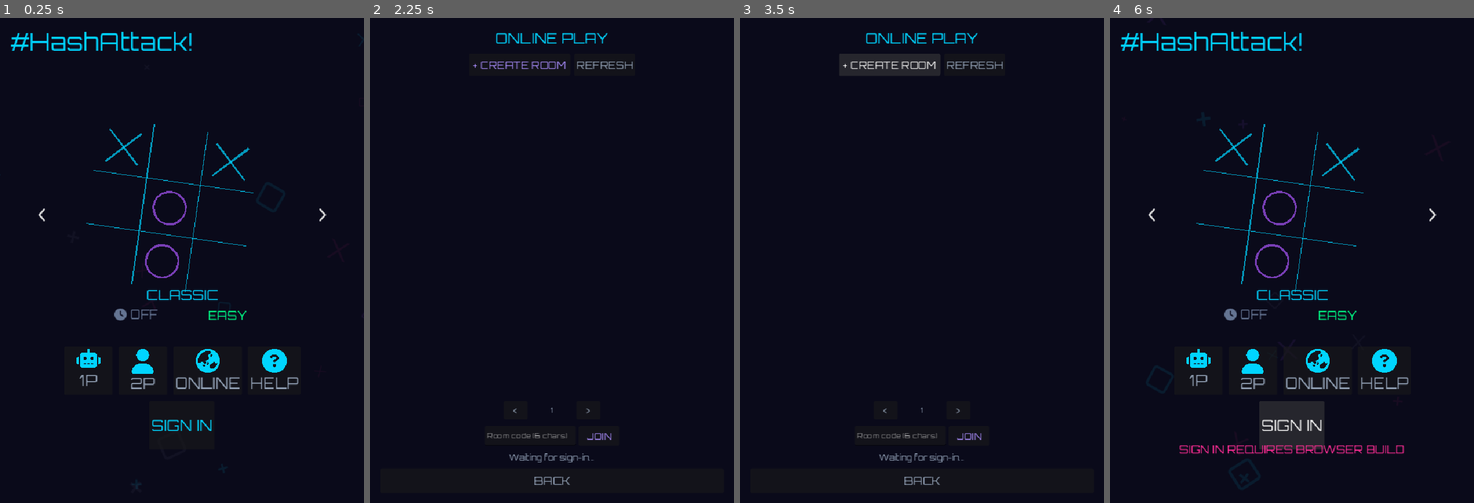
Above: before the commit, frames 1-4 (left to right).
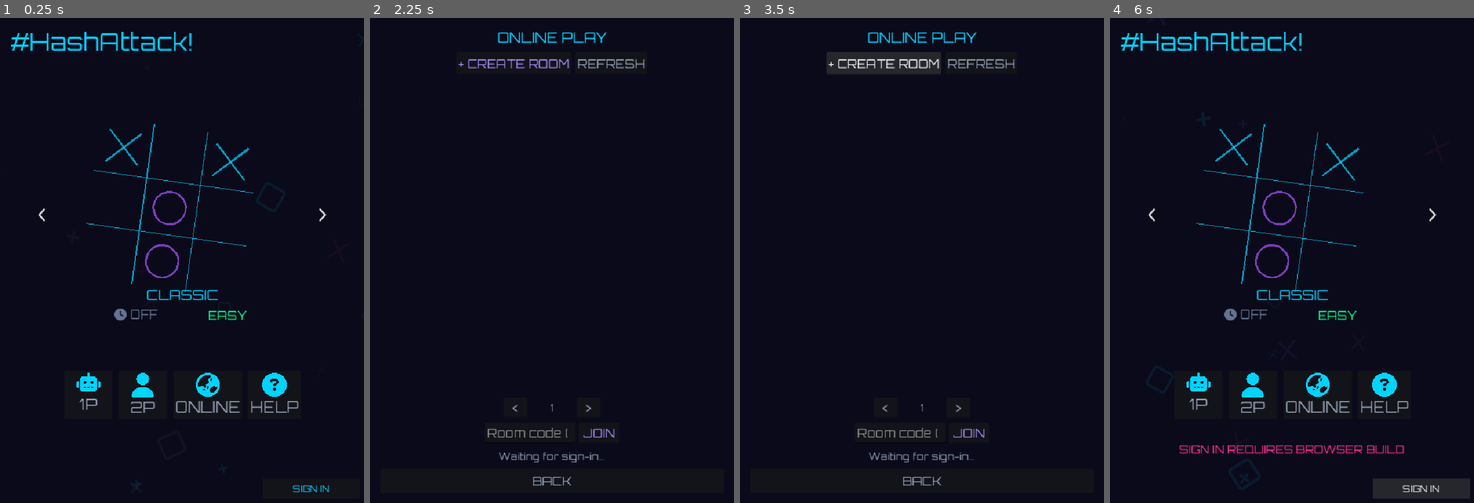
Above: after the commit, the same moments.

Repository: weilies/nexus-arcade
Game: Godot game, scene res://scenes/MainMenu.tscn
The game is run twice, just before and just after one commit, with the same random seed, the same clock (stepped at 60 frames per second) and the same inputs.
Inputs:
- Up to frame 1 (0.25 s): no input
- Up to frame 2 (2.25 s): click "2P" at 0.5 s; click "Home" at 1.25 s; click "ONLINE" at 2 s
- Up to frame 3 (3.5 s): click "+ CREATE ROOM" at 2.75 s
- Up to frame 4 (6 s): click "REFRESH" at 3.5 s; click "JOIN" at 4.25 s; click "BACK" at 5 s; click "SIGN IN" at 5.75 s

The runs differ from the first frame. In frame 1, 2.5% of the frame differs, in the area x 21-91%, y 68-98%; in frame 2, 1.6%; in frame 3, 1.9%; in frame 4, 4.3%, in the area x 21-99%, y 68-100%.

Commit message:
fix(hashattack,portal): stable SSO + auth UI rework + font unification
SSO stability:
- PortalBridge.gd: polls auth_request every 3s (max 10x) after game_ready
  so late onAuthStateChange fires are caught without manual refresh
- PortalBridge.gd: sign-out is now optimistic (clear_auth immediately) +
  portal confirms via empty token on onAuthStateChange
- GameFrame.tsx: sends empty auth_token on signOut so Godot clears state

Auth UI:
- Removed user icon from TileBar Row2 slot
- Added bottom-right overlay: username + 'X pts' label + toggle button
  (SIGN IN cyan / SIGN OUT red) — no icon, no toggle dance
- Fixed 'pts 0 pts' -> '0 pts' (format was duplicating 'pts')

Online screen font unification:
- All lobby + create dialog text unified to size 24 (Help prompt reference)
- Removed all doubled sizes (32, 40, 28, 26) from create-room dialog
- Modal panel narrowed 560->420, buttons 220->140 wide
- Room list: name 20->24, tags 14->20, sub 14->20, action btn 18->24
- _mk_line_edit default 14->24

Co-Authored-By: Claude Sonnet 4.6 (1M context) <noreply@anthropic.com>

Diff:
--- a/games/hashattack/scenes/MainMenu.gd
+++ b/games/hashattack/scenes/MainMenu.gd
@@ -9,7 +9,6 @@
 	{ "label": "CASUAL", "seconds": 6 },
 	{ "label": "CHILL", "seconds": 9 },
 ]
-var _show_sign_out: bool = false
 var _help_popup: Control = null
 var _difficulty_index: int = 0
 const DIFFICULTY_MODES: Array[Dictionary] = [
@@ -33,11 +32,8 @@
 @onready var _lbl_clock_icon: Label = $CarouselContainer/TimerRow/BtnTimer/HBoxTimer/LblClockIcon
 @onready var _lbl_mode_name: Label = $CarouselContainer/LblModeName
 
-# Row2 nodes (built programmatically)
-var _auth_slot: Control = null
-var _btn_sign_in: Button = null
-var _btn_sign_out: Button = null
-var _slot_profile: VBoxContainer = null
+# Auth overlay (bottom-right corner, built programmatically)
+var _btn_auth: Button = null       # toggles SIGN IN / SIGN OUT text
 var _lbl_username: Label = null
 var _lbl_points: Label = null
 
@@ -86,10 +82,9 @@
 	_refresh_timer_label()
 
 	_build_row2()
+	_build_auth_overlay()
 	_btn_difficulty.pressed.connect(_on_difficulty_pressed)
 	_refresh_difficulty_label()
-
-	_slot_profile.gui_input.connect(_on_profile_clicked)
 
 	$Bridge.send_game_ready()
 	$Bridge.auth_token_received.connect(func(_t): pass)
@@ -128,59 +123,55 @@
 	tw.tween_callback(toast.queue_free)
 
 func _build_row2() -> void:
-	var row2 := $TileBar/Row2
-
-	# --- Auth slot (SIGN IN button / Profile + SIGN OUT toggle) ---
-	_auth_slot = VBoxContainer.new()
-	_auth_slot.custom_minimum_size = Vector2(96, 96)
-	_auth_slot.alignment = BoxContainer.ALIGNMENT_CENTER
-	_auth_slot.mouse_filter = Control.MOUSE_FILTER_STOP
-
-	_btn_sign_in = Button.new()
-	_btn_sign_in.custom_minimum_size = Vector2(96, 96)
-	_btn_sign_in.icon = preload("res://images/icon-user.svg")
-	_btn_sign_in.expand_icon = true
-	_btn_sign_in.add_theme_constant_override("icon_max_width", 48)
-	_btn_sign_in.add_theme_color_override("font_color", Color("#00d4ff"))
-	_btn_sign_in.text = "SIGN IN"
-	_btn_sign_in.pressed.connect(_on_sign_in)
-	_auth_slot.add_child(_btn_sign_in)
-
-	_slot_profile = VBoxContainer.new()
-	_slot_profile.visible = false
-	_slot_profile.custom_minimum_size = Vector2(96, 96)
-	_slot_profile.alignment = BoxContainer.ALIGNMENT_CENTER
-	_slot_profile.mouse_filter = Control.MOUSE_FILTER_STOP
-
-	var prof_icon := TextureRect.new()
-	prof_icon.texture = preload("res://images/icon-user.svg")
-	prof_icon.custom_minimum_size = Vector2(36, 36)
-	prof_icon.expand_mode = TextureRect.EXPAND_FIT_WIDTH_PROPORTIONAL
-	prof_icon.stretch_mode = TextureRect.STRETCH_KEEP_ASPECT_CENTERED
-	_slot_profile.add_child(prof_icon)
+	pass  # Auth removed from Row2 — see _build_auth_overlay()
+
+func _build_auth_overlay() -> void:
+	# Bottom-right corner overlay: username + pts (signed-in) + sign-in/out button.
+	# No user icon per UI spec.
+	var orbitron := load("res://fonts/Orbitron.ttf")
+
+	var container := VBoxContainer.new()
+	container.set_anchors_preset(Control.PRESET_BOTTOM_RIGHT)
+	container.offset_left  = -200
+	container.offset_top   = -90
+	container.offset_right = -8
+	container.offset_bottom = -8
+	container.alignment = BoxContainer.ALIGNMENT_END
+	container.add_theme_constant_override("separation", 2)
+	container.mouse_filter = Control.MOUSE_FILTER_PASS
+	add_child(container)
 
 	_lbl_username = Label.new()
-	_lbl_username.horizontal_alignment = HORIZONTAL_ALIGNMENT_CENTER
+	_lbl_username.horizontal_alignment = HORIZONTAL_ALIGNMENT_RIGHT
+	_lbl_username.add_theme_font_override("font", orbitron)
+	_lbl_username.add_theme_font_size_override("font_size", 18)
 	_lbl_username.add_theme_color_override("font_color", Color("#00d4ff"))
-	_slot_profile.add_child(_lbl_username)
+	_lbl_username.mouse_filter = Control.MOUSE_FILTER_IGNORE
+	_lbl_username.visible = false
+	container.add_child(_lbl_username)
 
 	_lbl_points = Label.new()
-	_lbl_points.horizontal_alignment = HORIZONTAL_ALIGNMENT_CENTER
+	_lbl_points.horizontal_alignment = HORIZONTAL_ALIGNMENT_RIGHT
+	_lbl_points.add_theme_font_override("font", orbitron)
+	_lbl_points.add_theme_font_size_override("font_size", 16)
 	_lbl_points.add_theme_color_override("font_color", Color(0.55, 0.6, 0.75, 1))
-	_slot_profile.add_child(_lbl_points)
-
-	_btn_sign_out = Button.new()
-	_btn_sign_out.visible = false
-	_btn_sign_out.flat = true
-	_btn_sign_out.text = "SIGN OUT"
-	_btn_sign_out.custom_minimum_size = Vector2(96, 32)
-	_btn_sign_out.add_theme_color_override("font_color", Color("#ef4444"))
-	_btn_sign_out.pressed.connect(_on_sign_out)
-
-	_auth_slot.add_child(_slot_profile)
-	_auth_slot.add_child(_btn_sign_out)
-	row2.add_child(_auth_slot)
-	row2.move_child(_auth_slot, 0)
+	_lbl_points.mouse_filter = Control.MOUSE_FILTER_IGNORE
+	_lbl_points.visible = false
+	container.add_child(_lbl_points)
+
+	_btn_auth = Button.new()
+	_btn_auth.add_theme_font_override("font", orbitron)
+	_btn_auth.add_theme_font_size_override("font_size", 18)
+	_btn_auth.custom_minimum_size = Vector2(140, 40)
+	_btn_auth.add_theme_color_override("font_color", Color("#00d4ff"))
+	_btn_auth.text = "SIGN IN"
+	_btn_auth.pressed.connect(func():
+		if Globals.is_signed_in():
+			_on_sign_out()
+		else:
+			_on_sign_in()
+	)
+	container.add_child(_btn_auth)
 
 func _on_mode_changed(_index: int, mode_id: String) -> void:
 	_current_game_mode = mode_id
@@ -266,24 +257,22 @@
 	_help_popup = _make_help_popup()
 	add_child(_help_popup)
 
-func _on_profile_clicked(event: InputEvent) -> void:
-	if event is InputEventMouseButton and event.pressed:
-		_show_sign_out = not _show_sign_out
-		_refresh_auth_ui()
-
 func _refresh_auth_ui() -> void:
+	if not is_instance_valid(_btn_auth):
+		return
 	var signed_in := Globals.is_signed_in()
 	if signed_in:
 		_lbl_username.text = Globals.current_user.get("username", "")
-		_lbl_points.text = "pts %d pts" % Globals.current_user.get("points", 0)
-		_btn_sign_in.visible = false
-		_slot_profile.visible = true
-		_btn_sign_out.visible = _show_sign_out
+		_lbl_username.visible = true
+		_lbl_points.text = "%d pts" % Globals.current_user.get("points", 0)
+		_lbl_points.visible = true
+		_btn_auth.text = "SIGN OUT"
+		_btn_auth.add_theme_color_override("font_color", Color("#ef4444"))
 	else:
-		_btn_sign_in.visible = true
-		_slot_profile.visible = false
-		_btn_sign_out.visible = false
-		_show_sign_out = false
+		_lbl_username.visible = false
+		_lbl_points.visible = false
+		_btn_auth.text = "SIGN IN"
+		_btn_auth.add_theme_color_override("font_color", Color("#00d4ff"))
 
 func _make_help_popup() -> Control:
 	var popup := Control.new()
--- a/games/hashattack/scenes/OnlineLobby.gd
+++ b/games/hashattack/scenes/OnlineLobby.gd
@@ -64,7 +64,7 @@
 	add_child(root)
 
 	# Title
-	var title := _mk_label("ONLINE PLAY", 29, CYAN)
+	var title := _mk_label("ONLINE PLAY", 28, CYAN)
 	title.horizontal_alignment = HORIZONTAL_ALIGNMENT_CENTER
 	root.add_child(title)
 
@@ -74,12 +74,12 @@
 	actions.alignment = BoxContainer.ALIGNMENT_CENTER
 	root.add_child(actions)
 
-	_btn_create = _mk_button("+ CREATE ROOM", 20, ACCENT)
+	_btn_create = _mk_button("+ CREATE ROOM", 24, ACCENT)
 	_btn_create.custom_minimum_size = Vector2(200, 44)
 	_btn_create.pressed.connect(_open_create_dialog)
 	actions.add_child(_btn_create)
 
-	_btn_refresh = _mk_button("REFRESH", 20, MUTED)
+	_btn_refresh = _mk_button("REFRESH", 24, MUTED)
 	_btn_refresh.custom_minimum_size = Vector2(120, 44)
 	_btn_refresh.pressed.connect(_refresh_rooms)
 	actions.add_child(_btn_refresh)
@@ -101,7 +101,7 @@
 	page_row.alignment = BoxContainer.ALIGNMENT_CENTER
 	root.add_child(page_row)
 
-	_btn_prev = _mk_button("<", 18, MUTED)
+	_btn_prev = _mk_button("<", 24, MUTED)
 	_btn_prev.custom_minimum_size = Vector2(48, 36)
 	_btn_prev.pressed.connect(func():
 		if _page > 0:
@@ -110,13 +110,13 @@
 	)
 	page_row.add_child(_btn_prev)
 
-	_lbl_page = _mk_label("1", 14, MUTED)
+	_lbl_page = _mk_label("1", 20, MUTED)
 	_lbl_page.custom_minimum_size = Vector2(80, 36)
 	_lbl_page.horizontal_alignment = HORIZONTAL_ALIGNMENT_CENTER
 	_lbl_page.vertical_alignment = VERTICAL_ALIGNMENT_CENTER
 	page_row.add_child(_lbl_page)
 
-	_btn_next = _mk_button(">", 18, MUTED)
+	_btn_next = _mk_button(">", 24, MUTED)
 	_btn_next.custom_minimum_size = Vector2(48, 36)
 	_btn_next.pressed.connect(func():
 		if _last_total == PAGE_SIZE:
@@ -136,7 +136,7 @@
 	code_input.custom_minimum_size = Vector2(180, 40)
 	code_row.add_child(code_input)
 
-	var btn_code_join := _mk_button("JOIN", 18, ACCENT)
+	var btn_code_join := _mk_button("JOIN", 24, ACCENT)
 	btn_code_join.custom_minimum_size = Vector2(80, 40)
 	btn_code_join.pressed.connect(func():
 		var code := code_input.text.strip_edges().to_upper()
@@ -148,13 +148,13 @@
 	code_row.add_child(btn_code_join)
 
 	# Status line
-	_lbl_status = _mk_label("", 16, MUTED)
+	_lbl_status = _mk_label("", 20, MUTED)
 	_lbl_status.horizontal_alignment = HORIZONTAL_ALIGNMENT_CENTER
 	_lbl_status.autowrap_mode = TextServer.AUTOWRAP_WORD
 	root.add_child(_lbl_status)
 
 	# Back
-	var back := _mk_button("BACK", 22, MUTED)
+	var back := _mk_button("BACK", 24, MUTED)
 	back.custom_minimum_size = Vector2(0, 48)
 	back.pressed.connect(func(): get_tree().change_scene_to_file("res://scenes/MainMenu.tscn"))
 	root.add_child(back)
@@ -248,7 +248,7 @@
 		shown += 1
 	_last_total = shown
 	if shown == 0:
-		var empty := _mk_label("No rooms waiting. Create one!", 18, MUTED)
+		var empty := _mk_label("No rooms waiting. Create one!", 24, MUTED)
 		empty.horizontal_alignment = HORIZONTAL_ALIGNMENT_CENTER
 		_vbox_rooms.add_child(empty)
 		_set_status("")
@@ -293,18 +293,18 @@
 	name_line.add_theme_constant_override("separation", 6)
 	info.add_child(name_line)
 
-	var name_lbl := _mk_label(str(room.get("room_name", "Room")), 20, TEXT)
+	var name_lbl := _mk_label(str(room.get("room_name", "Room")), 24, TEXT)
 	name_line.add_child(name_lbl)
 
 	var is_private: bool = bool(room.get("is_private", false))
-	var tag_lbl := _mk_label("[PRIVATE]" if is_private else "[PUBLIC]", 14,
+	var tag_lbl := _mk_label("[PRIVATE]" if is_private else "[PUBLIC]", 20,
 		PURPLE if is_private else CYAN)
 	name_line.add_child(tag_lbl)
 
 	var game_mode_raw := str(room.get("game_mode", "classic"))
 	var timer_lbl := str(room.get("timer_label", "OFF"))
 	var mode_display := game_mode_raw.to_upper()
-	var sub := _mk_label("%s | %s" % [mode_display, timer_lbl], 14, MUTED)
+	var sub := _mk_label("%s | %s" % [mode_display, timer_lbl], 20, MUTED)
 	sub.autowrap_mode = TextServer.AUTOWRAP_OFF
 	info.add_child(sub)
 
@@ -313,7 +313,7 @@
 
 	# Action button
 	var btn_text := "REJOIN" if is_mine else ("UNLOCK" if is_private else "JOIN")
-	var btn := _mk_button(btn_text, 18, ACCENT if not is_mine else CYAN)
+	var btn := _mk_button(btn_text, 24, ACCENT if not is_mine else CYAN)
 	btn.custom_minimum_size = Vector2(96, 44)
 	if is_mine:
 		btn.pressed.connect(func(): _enter_as_host(room_id, room_code))
@@ -334,28 +334,24 @@
 
 	var name_input := _mk_line_edit("Room name (e.g. Friday Night)")
 	name_input.max_length = 24
-	name_input.add_theme_font_size_override("font_size", 28)
-	name_input.custom_minimum_size = Vector2(0, 56)
 	_modal_body.add_child(name_input)
 
 	# Public/Private toggle row
 	var toggle_row := HBoxContainer.new()
-	toggle_row.add_theme_constant_override("separation", 12)
+	toggle_row.add_theme_constant_override("separation", 10)
 	toggle_row.alignment = BoxContainer.ALIGNMENT_CENTER
 	_modal_body.add_child(toggle_row)
 
-	var btn_pub := _mk_button("PUBLIC", 32, CYAN)
-	var btn_priv := _mk_button("PRIVATE", 32, MUTED)
-	btn_pub.custom_minimum_size = Vector2(220, 64)
-	btn_priv.custom_minimum_size = Vector2(220, 64)
+	var btn_pub := _mk_button("PUBLIC", 24, CYAN)
+	var btn_priv := _mk_button("PRIVATE", 24, MUTED)
+	btn_pub.custom_minimum_size = Vector2(140, 44)
+	btn_priv.custom_minimum_size = Vector2(140, 44)
 	toggle_row.add_child(btn_pub)
 	toggle_row.add_child(btn_priv)
 
 	var pwd_input := _mk_line_edit("Password (min 4 chars)")
 	pwd_input.secret = true
 	pwd_input.max_length = 32
-	pwd_input.add_theme_font_size_override("font_size", 28)
-	pwd_input.custom_minimum_size = Vector2(0, 56)
 	pwd_input.visible = false
 	_modal_body.add_child(pwd_input)
 
@@ -383,8 +379,8 @@
 	_modal_body.add_child(mode_row)
 	var mode_lbl := _mk_label("GAME MODE", 24, MUTED)
 	mode_row.add_child(mode_lbl)
-	var mode_btn := _mk_button(mode_default.to_upper(), 26, CYAN)
-	mode_btn.custom_minimum_size = Vector2(220, 56)
+	var mode_btn := _mk_button(mode_default.to_upper(), 24, CYAN)
+	mode_btn.custom_minimum_size = Vector2(160, 44)
 	mode_row.add_child(mode_btn)
 	mode_btn.pressed.connect(func():
 		var idx: int = mode_options.find(mode_ref[0])
@@ -404,8 +400,8 @@
 	_modal_body.add_child(timer_row)
 	var timer_lbl_hdr := _mk_label("TIMER", 24, MUTED)
 	timer_row.add_child(timer_lbl_hdr)
-	var timer_btn := _mk_button(timer_default, 26, ACCENT)
-	timer_btn.custom_minimum_size = Vector2(220, 56)
+	var timer_btn := _mk_button(timer_default, 24, ACCENT)
+	timer_btn.custom_minimum_size = Vector2(160, 44)
 	timer_row.add_child(timer_btn)
 	timer_btn.pressed.connect(func():
 		var idx: int = timer_options.find(timer_ref[0])
@@ -424,13 +420,13 @@
 	btns.alignment = BoxContainer.ALIGNMENT_CENTER
 	_modal_body.add_child(btns)
 
-	var btn_cancel := _mk_button("CANCEL", 32, MUTED)
-	btn_cancel.custom_minimum_size = Vector2(220, 68)
+	var btn_cancel := _mk_button("CANCEL", 24, MUTED)
+	btn_cancel.custom_minimum_size = Vector2(140, 44)
 	btn_cancel.pressed.connect(_close_modal)
 	btns.add_child(btn_cancel)
 
-	var btn_go := _mk_button("CREATE", 32, ACCENT)
-	btn_go.custom_minimum_size = Vector2(220, 68)
+	var btn_go := _mk_button("CREATE", 24, ACCENT)
+	btn_go.custom_minimum_size = Vector2(140, 44)
 	btn_go.pressed.connect(func():
 		var rn := name_input.text.strip_edges()
 		if rn.is_empty():
@@ -483,14 +479,14 @@
 
 func _open_password_dialog(room_id: String, room_code: String, room: Dictionary) -> void:
 	_open_modal("Enter Password")
-	_modal_body.add_child(_mk_label(str(room.get("room_name", "Room")), 16, TEXT))
+	_modal_body.add_child(_mk_label(str(room.get("room_name", "Room")), 24, TEXT))
 
 	var pwd_input := _mk_line_edit("Password")
 	pwd_input.secret = true
 	pwd_input.max_length = 32
 	_modal_body.add_child(pwd_input)
 
-	var err_lbl := _mk_label("", 13, Color("#ef4444"))
+	var err_lbl := _mk_label("", 20, Color("#ef4444"))
 	err_lbl.horizontal_alignment = HORIZONTAL_ALIGNMENT_CENTER
 	_modal_body.add_child(err_lbl)
 
@@ -499,13 +495,13 @@
 	btns.alignment = BoxContainer.ALIGNMENT_CENTER
 	_modal_body.add_child(btns)
 
-	var btn_cancel := _mk_button("CANCEL", 16, MUTED)
-	btn_cancel.custom_minimum_size = Vector2(120, 42)
+	var btn_cancel := _mk_button("CANCEL", 24, MUTED)
+	btn_cancel.custom_minimum_size = Vector2(140, 44)
 	btn_cancel.pressed.connect(_close_modal)
 	btns.add_child(btn_cancel)
 
-	var btn_go := _mk_button("JOIN", 16, ACCENT)
-	btn_go.custom_minimum_size = Vector2(120, 42)
+	var btn_go := _mk_button("JOIN", 24, ACCENT)
+	btn_go.custom_minimum_size = Vector2(140, 44)
 	btn_go.pressed.connect(func():
 		btn_go.disabled = true
 		err_lbl.text = ""
@@ -599,7 +595,7 @@
 	_modal.add_child(center)
 
 	var panel := PanelContainer.new()
-	panel.custom_minimum_size = Vector2(560, 0)
+	panel.custom_minimum_size = Vector2(420, 0)
 	var sb := StyleBoxFlat.new()
 	sb.bg_color = PANEL
 	sb.corner_radius_top_left = 10
@@ -617,7 +613,7 @@
 	_modal_body.add_theme_constant_override("separation", 12)
 	panel.add_child(_modal_body)
 
-	var title := _mk_label(title_text, 40, CYAN)
+	var title := _mk_label(title_text, 28, CYAN)
 	title.horizontal_alignment = HORIZONTAL_ALIGNMENT_CENTER
 	_modal_body.add_child(title)
 
@@ -649,7 +645,7 @@
 	var le := LineEdit.new()
 	le.placeholder_text = placeholder
 	le.add_theme_font_override("font", _orbitron)
-	le.add_theme_font_size_override("font_size", 14)
+	le.add_theme_font_size_override("font_size", 24)
 	return le
 
 func _share_room_code(room_code: String) -> void:
--- a/games/hashattack/scripts/PortalBridge.gd
+++ b/games/hashattack/scripts/PortalBridge.gd
@@ -2,18 +2,21 @@
 extends Node
 
 signal auth_token_received(token: String)
-signal not_in_browser(message_type: String)  # fires when _post called in non-web env
+signal not_in_browser(message_type: String)
+
+var _poll_timer: Timer = null
 
 func _ready() -> void:
-	if OS.has_feature("web"):
-		JavaScriptBridge.eval("""
-			window.__godotMsg = '';
-			window.addEventListener('message', function(e) {
-				if (e.data && e.data.type) {
-					window.__godotMsg = JSON.stringify(e.data);
-				}
-			});
-		""")
+	if not OS.has_feature("web"):
+		return
+	JavaScriptBridge.eval("""
+		window.__godotMsg = '';
+		window.addEventListener('message', function(e) {
+			if (e.data && e.data.type) {
+				window.__godotMsg = JSON.stringify(e.data);
+			}
+		});
+	""")
 
 func _process(_delta: float) -> void:
 	if not OS.has_feature("web"):
@@ -29,14 +32,19 @@
 		"auth_token":
 			var token: String = msg.get("token", "")
 			auth_token_received.emit(token)
-			if not token.is_empty() and not Globals.is_signed_in():
+			if token.is_empty():
+				# Portal signalled sign-out
+				if Globals.is_signed_in():
+					clear_auth()
+			elif not Globals.is_signed_in():
+				_stop_poll()
 				_populate_auth(token)
 
 func _populate_auth(token: String) -> void:
 	Globals.jwt = token
 	var profile: Dictionary = await Globals.supabase.validate_session(token)
 	if profile.is_empty():
-		push_warning("[PortalBridge] validate_session returned empty — user may be missing from public.users")
+		push_warning("[PortalBridge] validate_session returned empty")
 		return
 	Globals.current_user = {
 		"id":       profile.get("id", ""),
@@ -50,17 +58,38 @@
 			Globals.current_user["id"])
 		Globals.current_streak["classic"] = await Globals.supabase.get_current_streak(
 			Globals.current_user["id"], Globals.current_game_id, "classic")
-	print("[PortalBridge] Auth populated: user=%s, points=%d" % [Globals.current_user.get("username", "?"), Globals.current_user.get("points", 0)])
+	print("[PortalBridge] Auth populated: user=%s points=%d" % [
+		Globals.current_user.get("username", "?"), Globals.current_user.get("points", 0)])
 	Globals.auth_ready.emit()
 
 func send_game_ready() -> void:
 	_post({"type": "game_ready"})
-	# If auth not received within 2s, re-request (handles race where portal
-	# sent token before Godot JS listener was ready)
-	get_tree().create_timer(2.0).timeout.connect(func():
-		if not Globals.is_signed_in():
-			request_auth()
+	# Start polling: retry auth_request every 3s until signed in (max 10 tries).
+	# Covers race where portal sent token before Godot JS listener was ready,
+	# and cases where onAuthStateChange fires late (mobile, slow networks).
+	_start_poll()
+
+func _start_poll() -> void:
+	if _poll_timer or not is_inside_tree():
+		return
+	var attempts := [0]
+	_poll_timer = Timer.new()
+	_poll_timer.wait_time = 3.0
+	_poll_timer.autostart = true
+	_poll_timer.timeout.connect(func():
+		if Globals.is_signed_in() or attempts[0] >= 10:
+			_stop_poll()
+			return
+		attempts[0] += 1
+		request_auth()
 	)
+	add_child(_poll_timer)
+
+func _stop_poll() -> void:
+	if _poll_timer and is_instance_valid(_poll_timer):
+		_poll_timer.stop()
+		_poll_timer.queue_free()
+	_poll_timer = null
 
 func send_match_end(winner: String, mode: String, score: int) -> void:
 	_post({"type": "match_end", "winner": winner, "mode": mode, "score": score})
@@ -73,6 +102,9 @@
 
 func send_sign_out_request() -> void:
 	_post({"type": "sign_out_request"})
+	# Don't wait for portal confirm — optimistic local clear so UI responds instantly.
+	# Portal will also fire onAuthStateChange → send empty token → clear_auth again (idempotent).
+	clear_auth()
 
 func clear_auth() -> void:
 	Globals.jwt = ""
Not shown, changed: portal/components/GameFrame.tsx
Not shown, changed: portal/public/games/hashattack/index.html
Not shown, changed: portal/public/games/hashattack/index.pck
Not shown, changed: portal/public/games/hashattack/index.pck.gz
